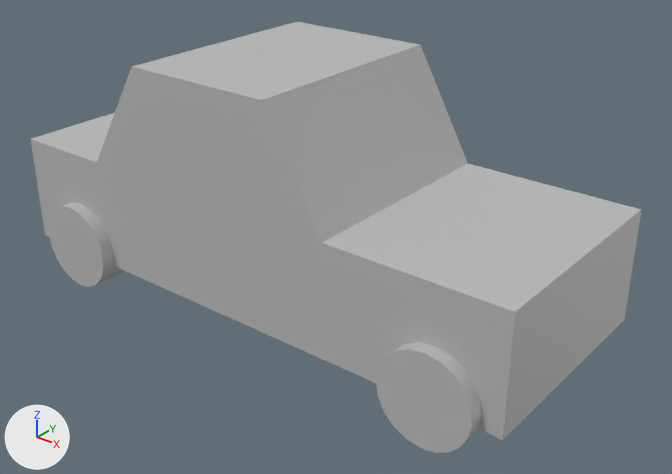
The FBX model Assets/Models/car.fbx: old version first, new version second.
Camera for both pictures: a 50 mm lens placed at (7.72, -6.5, 4.42), pointed at (2.49, 0.03, 0.37). Arrows for +X, +Y and +Z are at lower left; the lights stay in place.
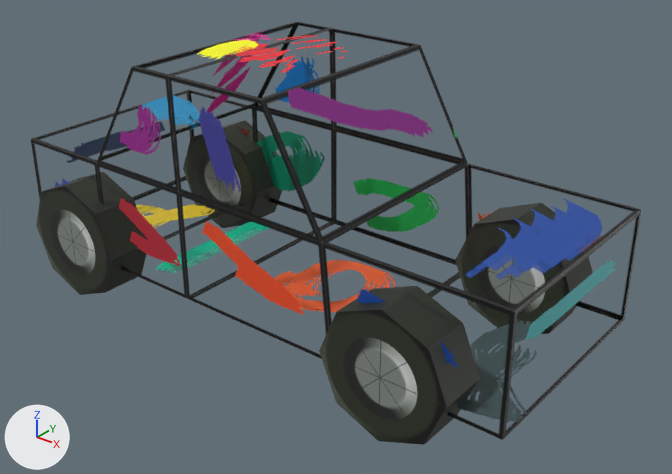
Boxes (x1, y1, x2, y2) around the edits, measured in the pictures (672 x 474 px):
'pCube1', surface changed
    both: (31, 22, 642, 440)
'pCylinder21', surface changed, reshaped, moved, rescaled
    before: (376, 342, 481, 453)
    after: (319, 286, 480, 445)
'pCylinder22', surface changed, reshaped, moved, rescaled (47% wider, 44% taller)
    before: (49, 202, 124, 287)
    after: (36, 172, 147, 295)
'pCylinder20', surface changed, moved, rescaled (not visible before)
    after: (455, 203, 593, 334)
'pCylinder19', surface changed, moved, rescaled (not visible before)
    after: (183, 120, 282, 228)

What changed in the scene script:
```text
Add img_carcar_png:
    img_carcar_png = load_image('CarCAR.png', 'Assets/CarCAR.png', 2048, 2048, 'sRGB')
Add img_cartire_png:
    img_cartire_png = load_image('CarTire.png', 'Assets/CarTire.png', 2048, 2048, 'sRGB')
Change mat_lambert9:
    remove mat_lambert9.base_color = (0.5, 0.5, 0.5)  # grey #bcbcbc
    add mat_lambert9.texture = img_cartire_png  # with its transparency
Change mat_lambert10:
    remove mat_lambert10.base_color = (0.5, 0.5, 0.5)  # grey #bcbcbc
    add mat_lambert10.texture = img_carcar_png  # with its transparency
Change me_mesh_001:
    used by ob_pcylinder22; parent = ob_pcube1; location = (-188.1, -43.47, 117.5); rotation_euler = (1.571, 0.0, 0.0), in degrees (90, 0, 0); scale = (0.705, 0.705, 0.705)
    remove me_mesh_001.from_pydata(...)  # 42 vertices, 60 faces; spans x -65.1..65.1, y -36.3..16.4, z -65.1..65.1
    add me_mesh_001.from_pydata(...)  # 18 vertices, 24 faces; spans x -64.5..64.5, y -24.8..24.8, z -64.5..64.5
    me_mesh_001 part 1: the whole mesh is rebuilt
Change me_mesh_002:
    used by ob_pcylinder21; parent = ob_pcube1; location = (255.4, -43.47, 117.5); rotation_euler = (1.571, 0.0, 0.0), in degrees (90, 0, 0); scale = (0.705, 0.705, 0.705)
    remove me_mesh_002.from_pydata(...)  # 42 vertices, 60 faces; spans x -65.1..65.1, y -36.3..16.4, z -65.1..65.1
    add me_mesh_002.from_pydata(...)  # 18 vertices, 24 faces; spans x -64.5..64.5, y -24.8..24.8, z -64.5..64.5
    me_mesh_002 part 3: the whole mesh is rebuilt
Change me_mesh:
    where me_mesh.from_pydata(...)  # 26 vertices, 24 faces; spans x -263.0..322.0, y -57.0..168.0, z -115.0..115.0
    used by ob_pcube1; parent = ob_car; location = (-29.15, -39.21, 3.448)
    me_mesh part 2: texture (UV) coordinates of 24 of 24 faces, centred in x -263.0..322.0, y -57.0..168.0, z -115.0..115.0, changed; they spanned u 0.12..0.88, v 0.0..1.0 and now span u 0.0..0.91, v 0.0..1.0
Change ob_pcylinder19:
    ob_pcylinder19.location: (-188.1, -43.47, -124.9) -> (-188.1, -36.66, -111.2)
    ob_pcylinder19.scale: (0.705, 0.705, 0.705) -> (1.0, 1.0, 1.0)
Change ob_pcylinder22:
    ob_pcylinder22.location: (-188.1, -43.47, 117.5) -> (-188.1, -36.66, 106.5)
    ob_pcylinder22.scale: (0.705, 0.705, 0.705) -> (1.0, 1.0, 1.0)
Change ob_pcylinder20:
    ob_pcylinder20.location: (255.4, -43.47, -124.9) -> (215.0, -36.66, -111.2)
    ob_pcylinder20.scale: (0.705, 0.705, 0.705) -> (1.0, 1.0, 1.0)
Change ob_pcylinder21:
    ob_pcylinder21.location: (255.4, -43.47, 117.5) -> (215.0, -36.66, 106.5)
    ob_pcylinder21.scale: (0.705, 0.705, 0.705) -> (1.0, 1.0, 1.0)
```
